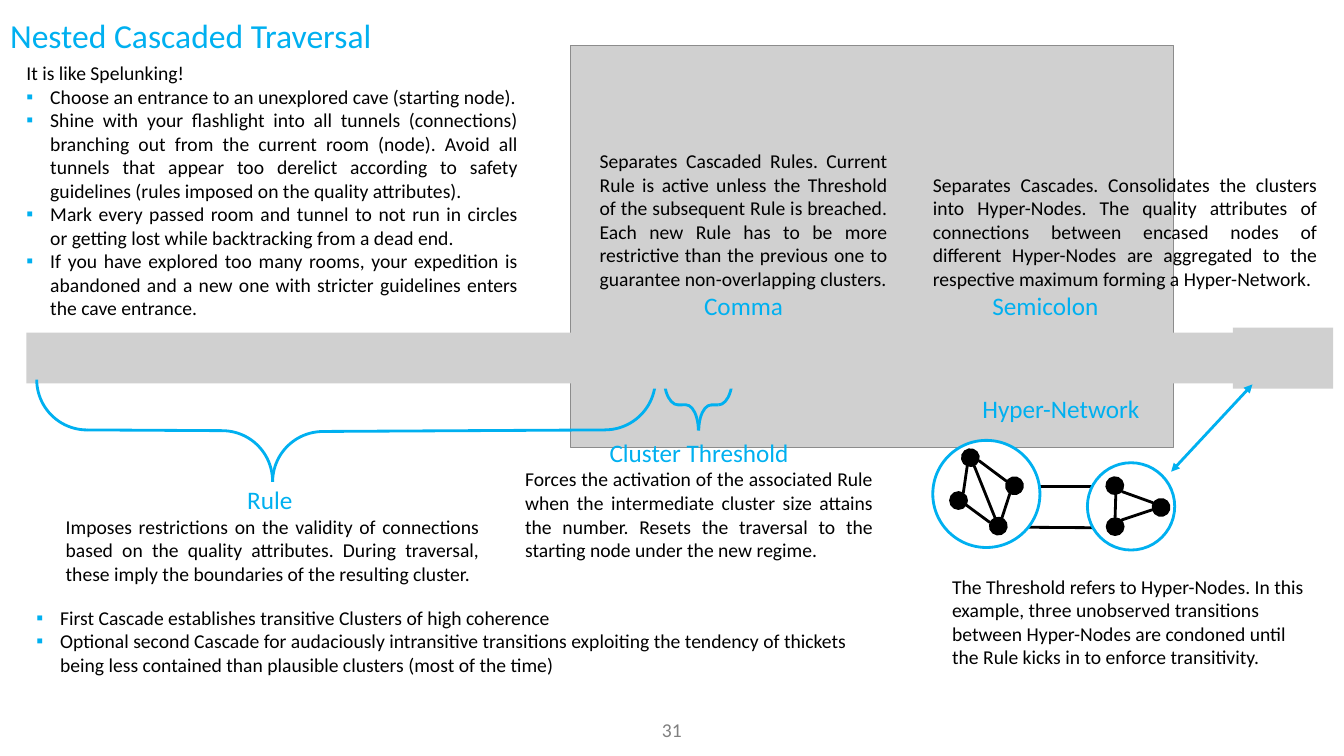
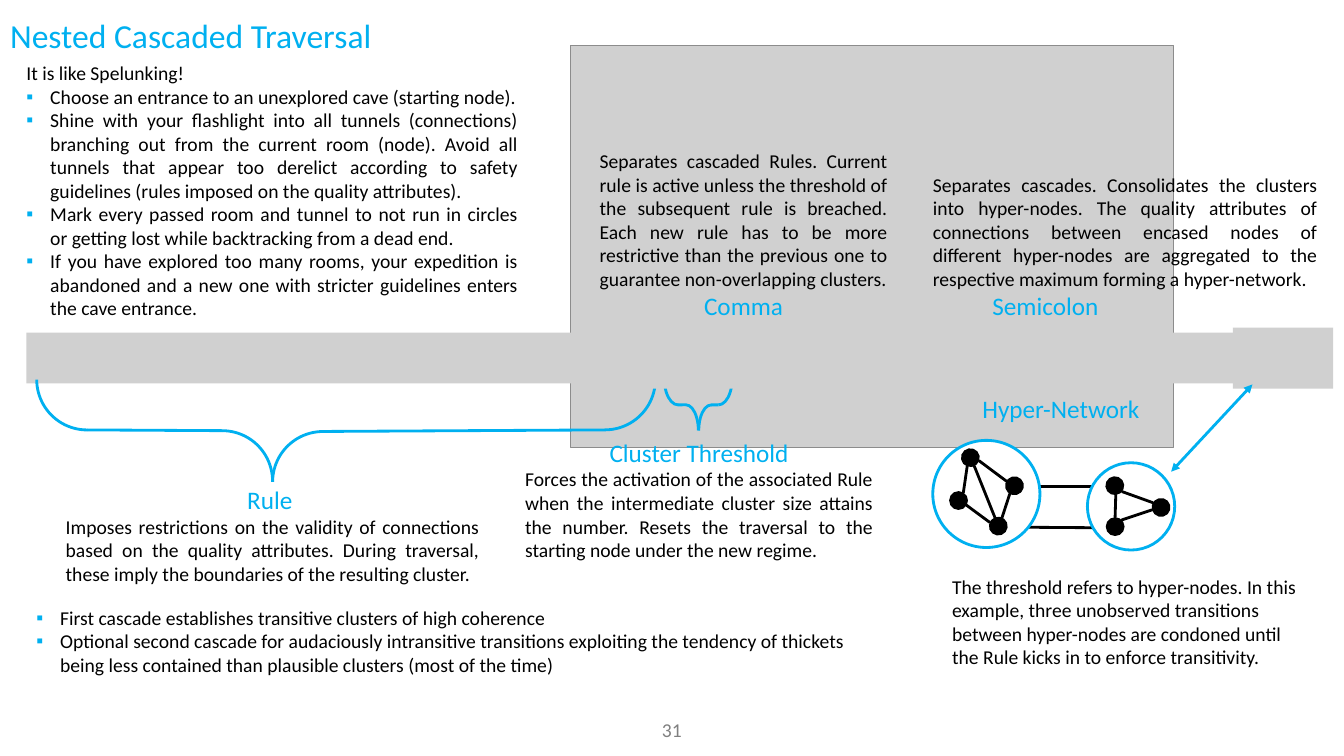
Before and after one commit to ThorstenDoherr/searchengine, a slide deck: slide 31 of doc/SearchEngine_Slides.pptx. Drawn at 1344x756 pixels with LibreOffice and Linux fonts; fonts in the diff are those of the drawing; grey boxes stand for pictures; background and template pictures are left out. Boxes give left, top, right and bottom in pixels: in the first picture for what was removed or moved away, otherwise in the second. Text is boxed around its words. In the diff, an @@ line names an element or a change of style, - is before the commit and + after.

```diff
--- a/doc/SearchEngine_Slides.pptx
+++ b/doc/SearchEngine_Slides.pptx
@@ text at box(600, 154, 888, 290): text changed @@
-Separates Cascaded Rules. Current Rule is active unless the Threshold of the subsequent Rule is breached. Each new Rule has to be more restrictive than the previous one to guarantee non-overlapping clusters.
+Separates cascaded Rules. Current rule is active unless the threshold of the subsequent rule is breached. Each new rule has to be more restrictive than the previous one to guarantee non-overlapping clusters.
@@ text at box(933, 176, 1317, 292): text changed @@
-Separates Cascades. Consolidates the clusters into Hyper-Nodes. The quality attributes of connections between encased nodes of different Hyper-Nodes are aggregated to the respective maximum forming a Hyper-Network.
+Separates cascades. Consolidates the clusters into hyper-nodes. The quality attributes of connections between encased nodes of different hyper-nodes are aggregated to the respective maximum forming a hyper-network.
@@ text at box(952, 580, 1296, 667): text changed @@
-The Threshold refers to Hyper-Nodes. In this example, three unobserved transitions between Hyper-Nodes are condoned until the Rule kicks in to enforce transitivity.
+The threshold refers to hyper-nodes. In this example, three unobserved transitions between hyper-nodes are condoned until the Rule kicks in to enforce transitivity.
@@ text at box(60, 611, 844, 676): text changed @@
-▪ First Cascade establishes transitive Clusters of high coherence
-▪ Optional second Cascade for audaciously intransitive transitions exploiting the tendency of thickets being less contained than plausible clusters (most of the time)
+▪ First cascade establishes transitive clusters of high coherence
+▪ Optional second cascade for audaciously intransitive transitions exploiting the tendency of thickets being less contained than plausible clusters (most of the time)
```
Also in this commit, not shown: 7 other slides changed, 1 other file.
